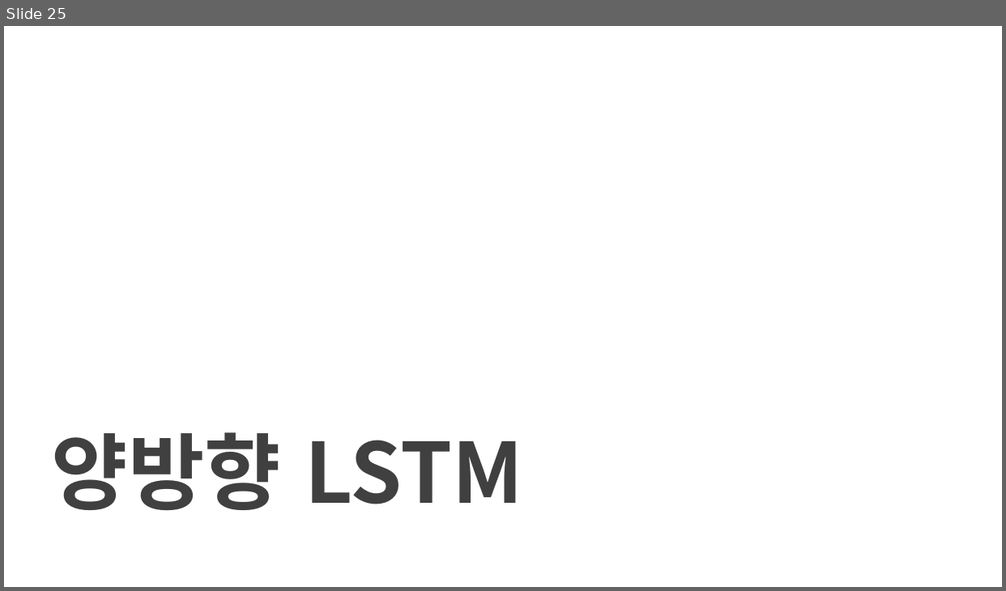
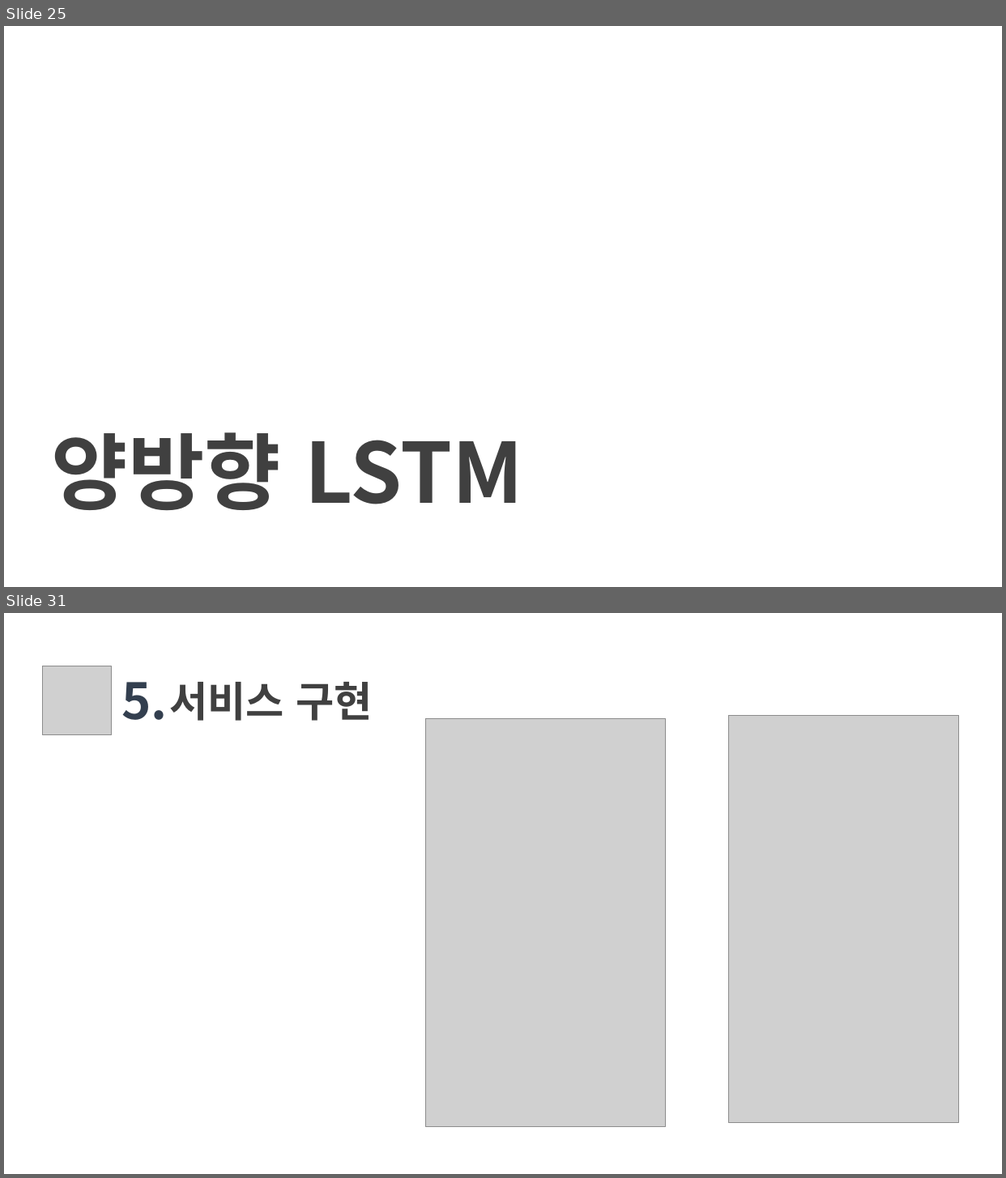
Before and after one commit to squirrelabbit/TIL, a slide deck: 퐈날프로젝트/경기도 부동산프로젝트.pptx. Shown one above the other, each under a label of ours: slide 25 before the commit, slides 25 and 31 after it; the slides between them are not shown. The pictures are 1006x591 and 1006x1178 pixels, drawn with LibreOffice and Linux fonts; fonts in the diff are those of the drawing; grey boxes stand for pictures; background and template pictures are left out. Boxes give left, top, right and bottom in pixels: in the first picture for what was removed or moved away, otherwise in the second. Text is boxed around its words. In the diff, an @@ line names an element or a change of style, - is before the commit and + after.

```diff
--- a/퐈날프로젝트/경기도 부동산프로젝트.pptx
+++ b/퐈날프로젝트/경기도 부동산프로젝트.pptx
@@ slide 31 added at box(4, 613, 1002, 1174), background picture (left out) @@
@@ picture added at box(42, 666, 112, 735) @@
@@ text added at box(121, 682, 167, 720), 48 pt, text #333F50, bold @@
+5.
@@ text added at box(169, 682, 372, 721), 40 pt, text #404040, bold @@
+서비스 구현
@@ picture added at box(425, 718, 666, 1127) @@
@@ picture added at box(729, 716, 959, 1122) @@
```
Also in this commit, not shown: 17 slides changed, 4 other slides added, 7 slides removed, 14 other files.
